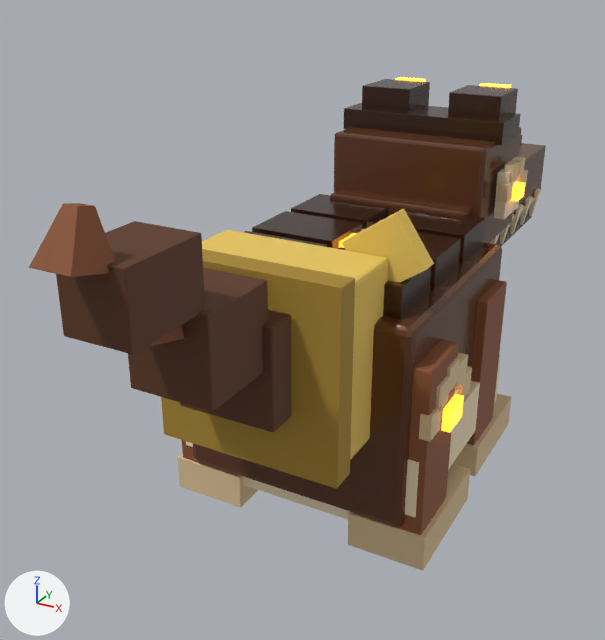
The glTF model public/models/pets/cocoa-croc.glb as it was, and as the next commit left it.
Before and after are seen from a 50 mm camera at (0.86, -1.85, 1.34) aimed at (-0.14, -0.03, 0.42). Every picture has the same lights, and +X, +Y and +Z are marked at lower left. The older version comes first. Where no turn or scale is listed for an object, it has been applied to the vertices. Vertices at exactly the same position are counted once.

The scene before the commit, as lines of its bpy script (objects in view):
```python
ob_body = bpy.data.objects.new('body', me_body)
ob_body.location = (0.0, 0.0, 0.275)
ob_head = bpy.data.objects.new('head', me_head)
ob_head.location = (0.0, 0.449, 0.694)
ob_leg_bl = bpy.data.objects.new('leg.BL', me_leg_bl)
ob_leg_bl.location = (0.254, -0.239, 0.365)
ob_leg_br = bpy.data.objects.new('leg.BR', me_leg_br)
ob_leg_br.location = (-0.254, -0.239, 0.365)
ob_leg_fl = bpy.data.objects.new('leg.FL', me_leg_fl)
ob_leg_fl.location = (0.239, 0.194, 0.365)
ob_root = bpy.data.objects.new('root', None)
ob_root.location = (0.0, 0.0, -0.144)
ob_root.scale = (1.5, 1.5, 1.5)
ob_tail = bpy.data.objects.new('tail', me_tail)
ob_tail.parent = ob_root
ob_tail.location = (0.0, -0.22, 0.44)
ob_tail.scale = (0.185, 0.132, 0.185)
```
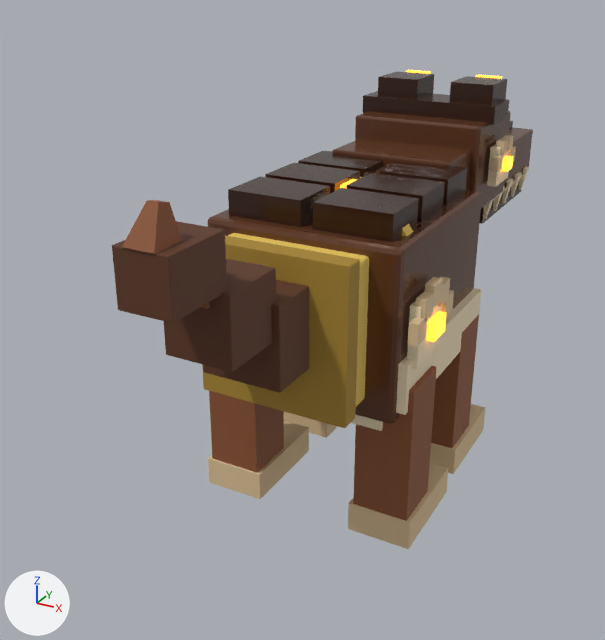
ob_root is not drawn itself; it is the parent of ob_tail.

Where the newer file only moved an object's origin or applied its transform, the numbers keep the older frame.

Patch to the scene script:
```diff
--- a/public/models/pets/cocoa-croc.glb.py
+++ b/public/models/pets/cocoa-croc.glb.py
@@ me_body @@
-me_body.from_pydata(...)  # 486 vertices, 872 faces; spans x -0.325..0.361, y -0.342..0.503, z -0.218..0.425
+me_body.from_pydata(...)  # 486 vertices, 872 faces; spans x -0.27..0.301, y -0.299..0.404, z 0.032..0.567
+# me_body part 1: the whole mesh is scaled about its middle by 0.832, then moved by (-0.003, -0.027, 0.196)
 me_body.materials.append(mat_ev_gloss_5d3620_22)
@@ me_head @@
-me_head.from_pydata(...)  # 584 vertices, 1064 faces; spans x -0.239..0.287, y -0.136..0.761, z -0.254..0.283
+me_head.from_pydata(...)  # 584 vertices, 1064 faces; spans x -0.199..0.238, y -0.076..0.671, z -0.141..0.306
+# me_head part 2: the whole mesh is scaled about its middle by 0.832, then moved by (-0.004, -0.015, 0.069)
 me_head.materials.append(mat_ev_gloss_5d3620_22)
@@ me_leg_bl @@
-me_leg_bl.from_pydata(...)  # 112 vertices, 216 faces; spans x -0.099..0.099, y -0.092..0.235, z -0.365..0.154
+me_leg_bl.from_pydata(...)  # 112 vertices, 216 faces; spans x -0.125..0.039, y -0.036..0.236, z -0.365..0.067
+# me_leg_bl part 3: the whole mesh is scaled about its middle by 0.832, then moved by (-0.043, 0.028, -0.044)
 me_leg_bl.materials.append(mat_blk_8a5230)
@@ me_leg_br @@
-me_leg_br.from_pydata(...)  # 112 vertices, 216 faces; spans x -0.099..0.099, y -0.092..0.235, z -0.365..0.154
+me_leg_br.from_pydata(...)  # 112 vertices, 216 faces; spans x -0.039..0.125, y -0.036..0.236, z -0.365..0.067
+# me_leg_br part 4: the whole mesh is scaled about its middle by 0.832, then moved by (0.043, 0.028, -0.044)
 me_leg_br.materials.append(mat_blk_8a5230)
@@ me_leg_fl @@
-me_leg_fl.from_pydata(...)  # 112 vertices, 216 faces; spans x -0.099..0.099, y -0.092..0.235, z -0.365..0.154
+me_leg_fl.from_pydata(...)  # 112 vertices, 216 faces; spans x -0.123..0.042, y -0.109..0.163, z -0.365..0.067
+# me_leg_fl part 5: the whole mesh is scaled about its middle by 0.832, then moved by (-0.04, -0.045, -0.044)
 me_leg_fl.materials.append(mat_blk_8a5230)
@@ me_tail @@
 # used by ob_tail; parent = ob_root; location = (0.0, -0.22, 0.44); scale = (0.185, 0.132, 0.185)
-me_tail.from_pydata(...)  # 448 vertices, 848 faces; spans x -0.89..1.06, y -3.55..0.51, z -0.94..1.75
+me_tail.from_pydata(...)  # 448 vertices, 848 faces; spans x -0.89..1.06, y -3.41..0.64, z -0.94..1.75
+# me_tail part 6: the loose piece of 56 vertices spanning x -0.42..0.42, y -1.41..-0.41, z -0.22..0.62 is moved by (0.0, -0.25, 0.02)
+# me_tail part 7: the loose piece of 56 vertices spanning x -0.34..0.34, y -2.28..-1.28, z 0.24..0.92 is moved by (0.0, -0.25, 0.02)
+# me_tail part 8: the loose piece of 56 vertices spanning x -0.26..0.26, y -3.15..-2.15, z 0.9..1.42 is moved by (0.0, -0.25, 0.02)
+# me_tail part 9: the loose piece of 56 vertices spanning x -0.76..0.76, y -0.85..0.28, z -0.7..0.81 is moved by (0.0, 0.13, 0.0)
+# me_tail part 10: the loose piece of 24 vertices spanning x 0.34..1.06, y 0.28..0.51, z 0.46..1.16 is moved by (0.0, 0.13, 0.0)
+# me_tail part 11: the loose piece of 24 vertices spanning x -0.81..0.81, y -1.04..-0.74, z -0.73..0.89 is moved by (0.0, 0.13, 0.0)
+# me_tail part 12: the loose piece of 24 vertices spanning x -0.15..0.15, y -2.73..-2.22, z 0.72..1.2 is moved by (0.0, 0.13, 0.0)
+# me_tail part 13: the loose piece of 24 vertices spanning x -0.15..0.15, y -3.55..-3.03, z 1.35..1.75 is moved by (0.0, 0.13, 0.0)
+# other edits to the shape of me_tail do not show in these pictures
 me_tail.materials.append(mat_blk_5d3620)
@@ ob_root @@
 ob_root = bpy.data.objects.new('root', None)
-ob_root.location = (0.0, 0.0, -0.144)
-ob_root.scale = (1.5, 1.5, 1.5)
+ob_root.location = (0.0, 0.0, 0.00862)
+ob_root.scale = (1.24, 1.24, 1.24)
```

Boxes [x1, y1, x2, y2] around the edits, measured in the pictures (605 x 640 px; the box of a moved part takes in the faces that stretch with it):
'tail', reshaped, moved, rescaled (26% narrower, 20% shorter)
    before: [29, 203, 434, 489]
    after: [112, 200, 413, 428]
'body', moved, rescaled (13% narrower, 13% shorter)
    before: [186, 189, 502, 526]
    after: [207, 138, 482, 431]
'head', moved, rescaled (16% narrower, 9% shorter)
    before: [334, 77, 546, 246]
    after: [355, 70, 533, 224]
'leg.BL', rescaled (18% narrower, 21% shorter)
    before: [348, 339, 470, 570]
    after: [348, 366, 448, 549]
'leg.FL', rescaled
    before: [453, 280, 511, 476]
    after: [430, 314, 486, 474]
'leg.BR', rescaled
    before: [178, 440, 258, 507]
    after: [208, 391, 309, 499]
part 6 of me_tail, moved or reshaped
    before: [180, 310, 292, 432]
    after: [203, 280, 309, 393]
part 7 of me_tail, moved or reshaped
    before: [128, 268, 268, 411]
    after: [164, 259, 276, 372]
part 8 of me_tail, moved or reshaped
    before: [56, 221, 205, 354]
    after: [112, 221, 227, 323]
part 9 of me_tail, moved or reshaped (mostly hidden afterwards)
    before: [202, 230, 388, 460]
    after: [228, 233, 369, 407]
part 10 of me_tail, moved or reshaped (mostly hidden afterwards)
    before: [342, 208, 434, 283]
    after: [402, 224, 413, 236]
part 11 of me_tail, moved or reshaped
    before: [161, 249, 355, 489]
    after: [202, 235, 360, 428]
part 12 of me_tail, moved or reshaped (mostly hidden afterwards)
    before: [149, 326, 184, 346]
    after: [201, 302, 210, 309]
part 13 of me_tail, moved or reshaped
    before: [29, 203, 115, 277]
    after: [122, 200, 182, 254]
